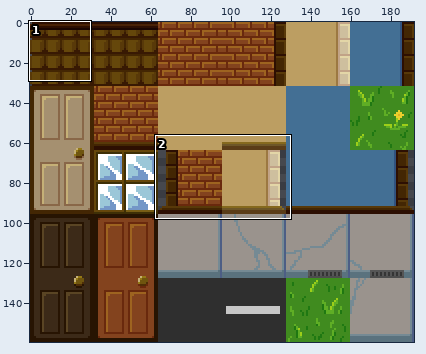
Sprite sheet, stored at assets/graphics/outdoors_tiles.png. Above: a wide view before the commit, with the close-up outlined.
Close-up. Old version:
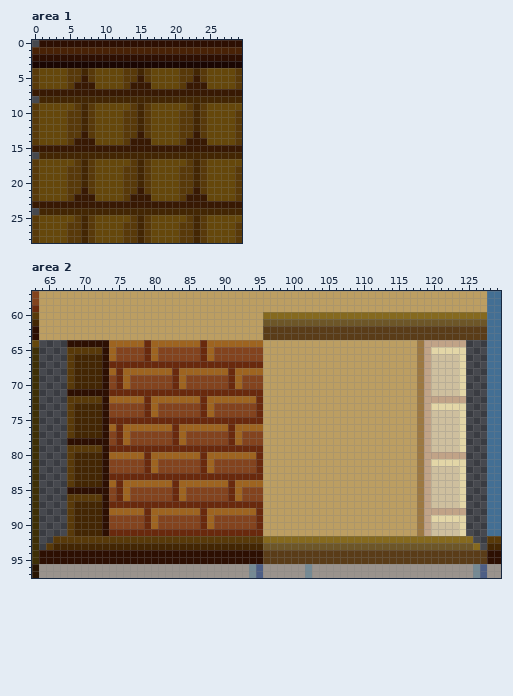
The file is 192x160 pixels. Colours within 5 levels of each other are drawn and written as one. Shown: area 1: x 0..29, y 0..28; area 2: x 63..129, y 57..97. The commit also changed other parts of the picture, which this record leaves out.
New version:
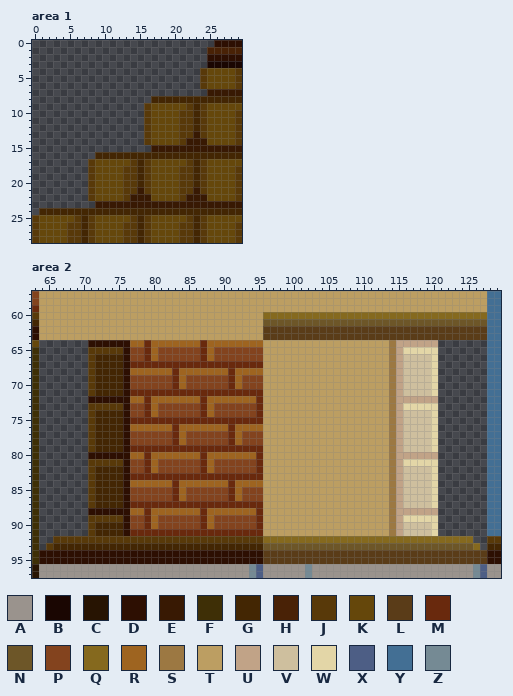
Palette (. is transparent): A #9a938d  B #1a0602  C #271402  D #2d0f02  E #381903  F #3e2f06  G #432603  H #492206  J #583909  K #65470b  L #5a3c18  M #69290d  N #6d5628  P #83431e  Q #85691e  R #9e6420  S #9c7842  T #bc9e62  U #c1a387  V #cebf9e  W #e3d6a7  X #4d5e85  Y #436f94  Z #758a94
The exact change:
Changed rows in their new state; - is an unchanged pixel.
Area 1:
first column x 0:
 0 -.........................
 1 .........................-
 2 .........................-
 3 .........................-
 4 ........................--
 5 ........................--
 6 ........................J-
 7 .........................-
 8 -................---------
 9 ................----------
10 ................----------
11 ................----------
12 ................----------
13 ................----------
14 ................J---------
15 .................---------
16 -........-----------------
17 ........------------------
18 ........------------------
19 ........------------------
20 ........------------------
21 ........------------------
22 ........J-----------------
23 .........-----------------
Area 2:
first column x 68:
64 ...---DDD-------------------------------------SUUUU--....
65 ...--JJJD-------------------------------------SUWWWW-....
66 ...J-GGGD-------------------------------------SUVVVVW....
67 ...J-GGGD-------------------------------------SUVVVVW....
68 ...J-GGGD-------------------------------------SUVVVVW....
69 ...J-GGGD-------------------------------------SUVVVVW....
70 ...J-GGGD-------------------------------------SUVVVVW....
71 ...JGGGGD-------------------------------------SUVVVVW....
72 ...DD-DDD-------------------------------------SUUUU--....
73 ...JJJJJD-------------------------------------SUWWWW-....
74 ...J-GGGD-------------------------------------SUVVVVW....
75 ...J-GGGD-------------------------------------SUVVVVW....
76 ...J-GGGD-------------------------------------SUVVVVW....
77 ...J-GGGD-------------------------------------SUVVVVW....
78 ...JGGGGD-------------------------------------SUVVVVW....
79 ...-GGGGD-------------------------------------SUVVVVW....
80 ...DD-DDD-------------------------------------SUUUU--....
81 ...JJJJJD-------------------------------------SUWWWW-....
82 ...J-GGGD-------------------------------------SUVVVVW....
83 ...J-GGGD-------------------------------------SUVVVVW....
84 ...J-GGGD-------------------------------------SUVVVVW....
85 ...JGGGGD-------------------------------------SUVVVVW....
86 ...-GGGGD-------------------------------------SUVVVVW....
87 ...J-GGGD-------------------------------------SUVVVVW....
88 ...DD-DDD-------------------------------------SUUUU--....
89 ...JJJJJD-------------------------------------SUWWWW-....
90 ...J-GGGD-------------------------------------SUVVVVW....
91 ...J-GGGD-------------------------------------SUVVVVW....
Changed places in both close-ups, as pixel boxes (x1, y1, x2, y2):
changed: (32, 40, 214, 208)
changed: (67, 340, 130, 536)
changed: (389, 340, 466, 536)
